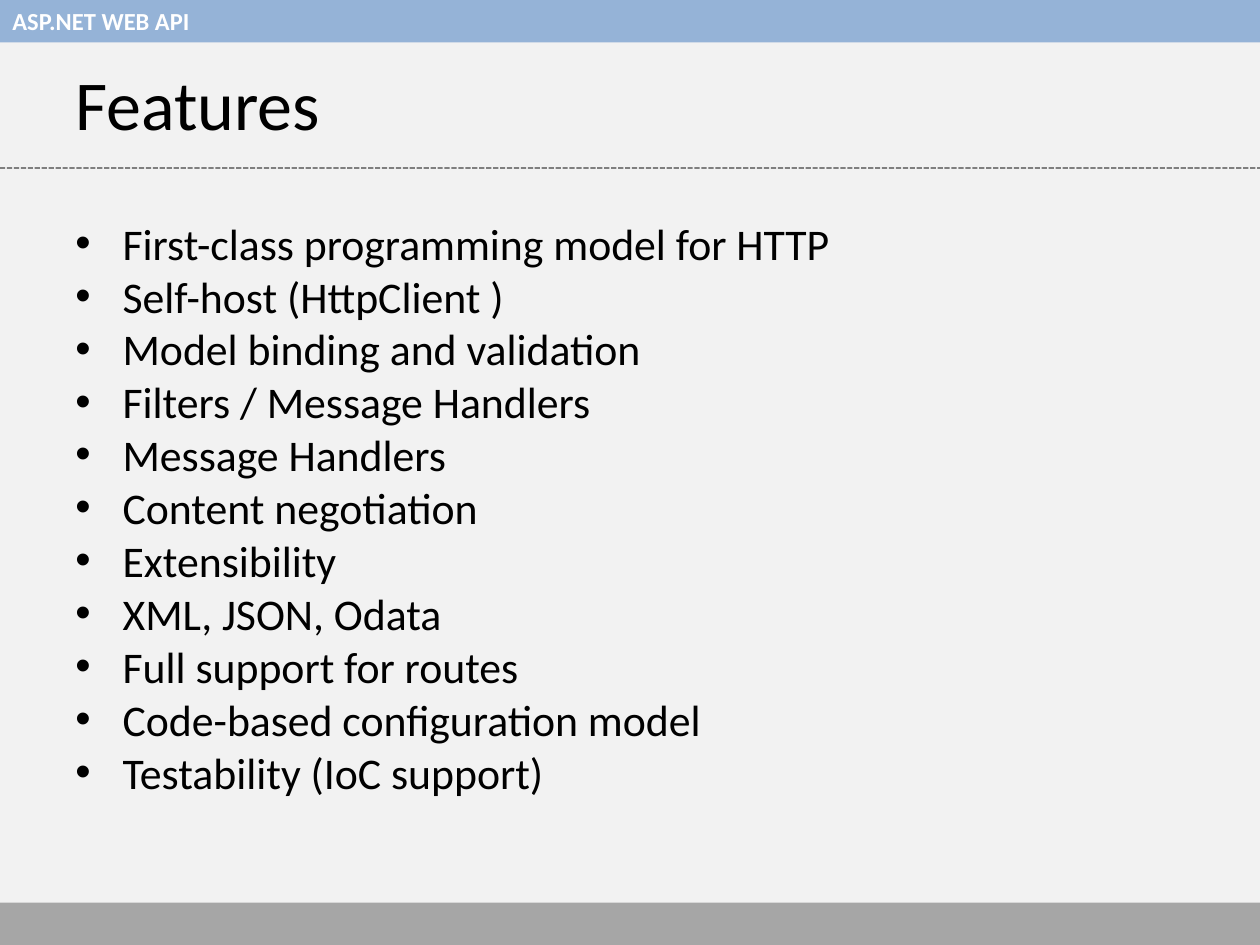
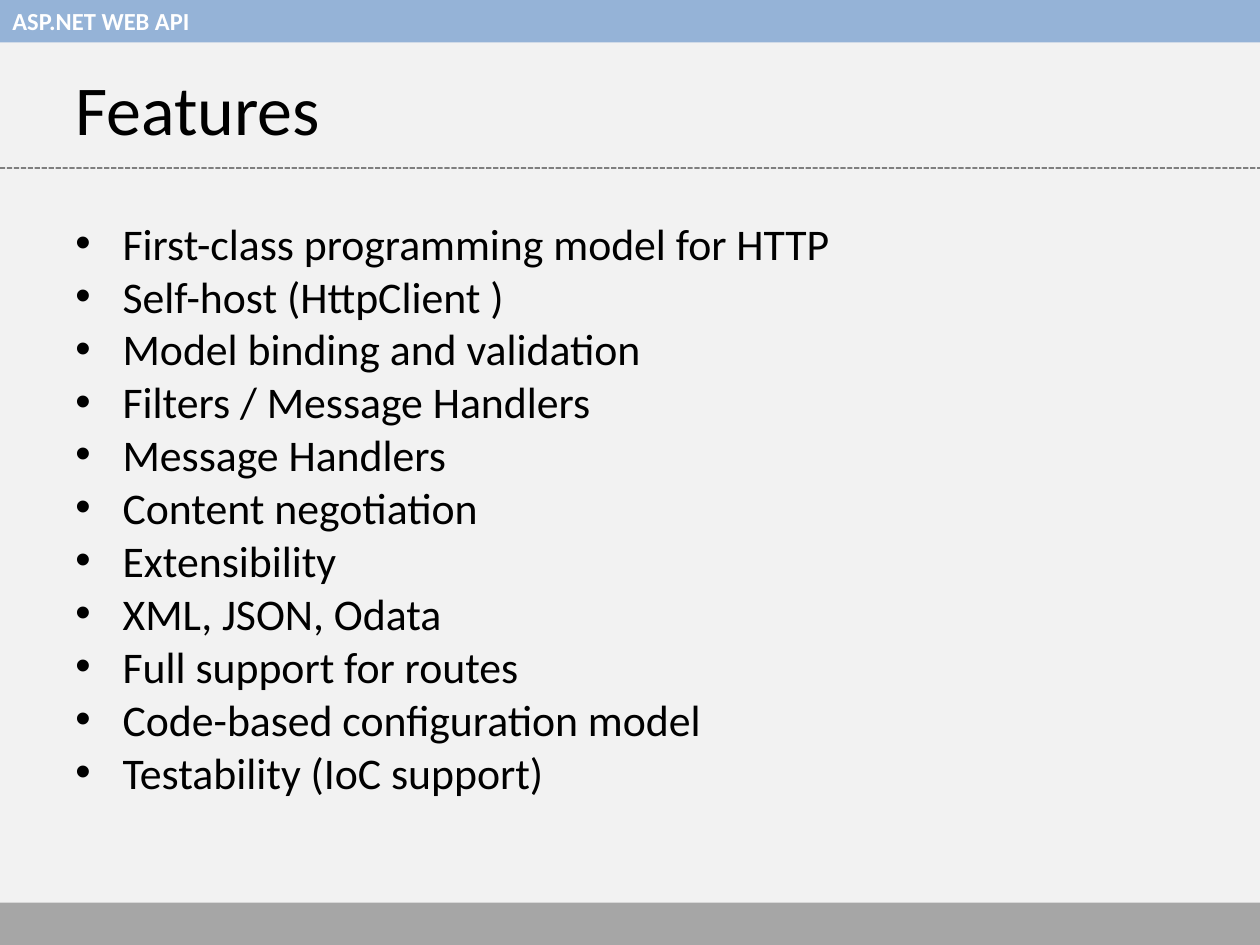
Before and after one commit to thaslam/hartford-code-camp-5, a slide deck: slide 7 of web-api-presentation.ppt. Drawn at 1260x945 pixels with LibreOffice and Linux fonts; fonts in the diff are those of the drawing. Boxes give left, top, right and bottom in pixels: in the first picture for what was removed or moved away, otherwise in the second. Text is boxed around its words. In the diff, an @@ line names an element or a change of style, - is before the commit and + after.

```diff
--- a/web-api-presentation.ppt
+++ b/web-api-presentation.ppt
@@ title "Features": place and size @@
-title "Features" at (76,85,320,131)
+title "Features" at (76,90,320,136)
```
Also in this commit, not shown: 7 other slides changed, 1 slide added.
